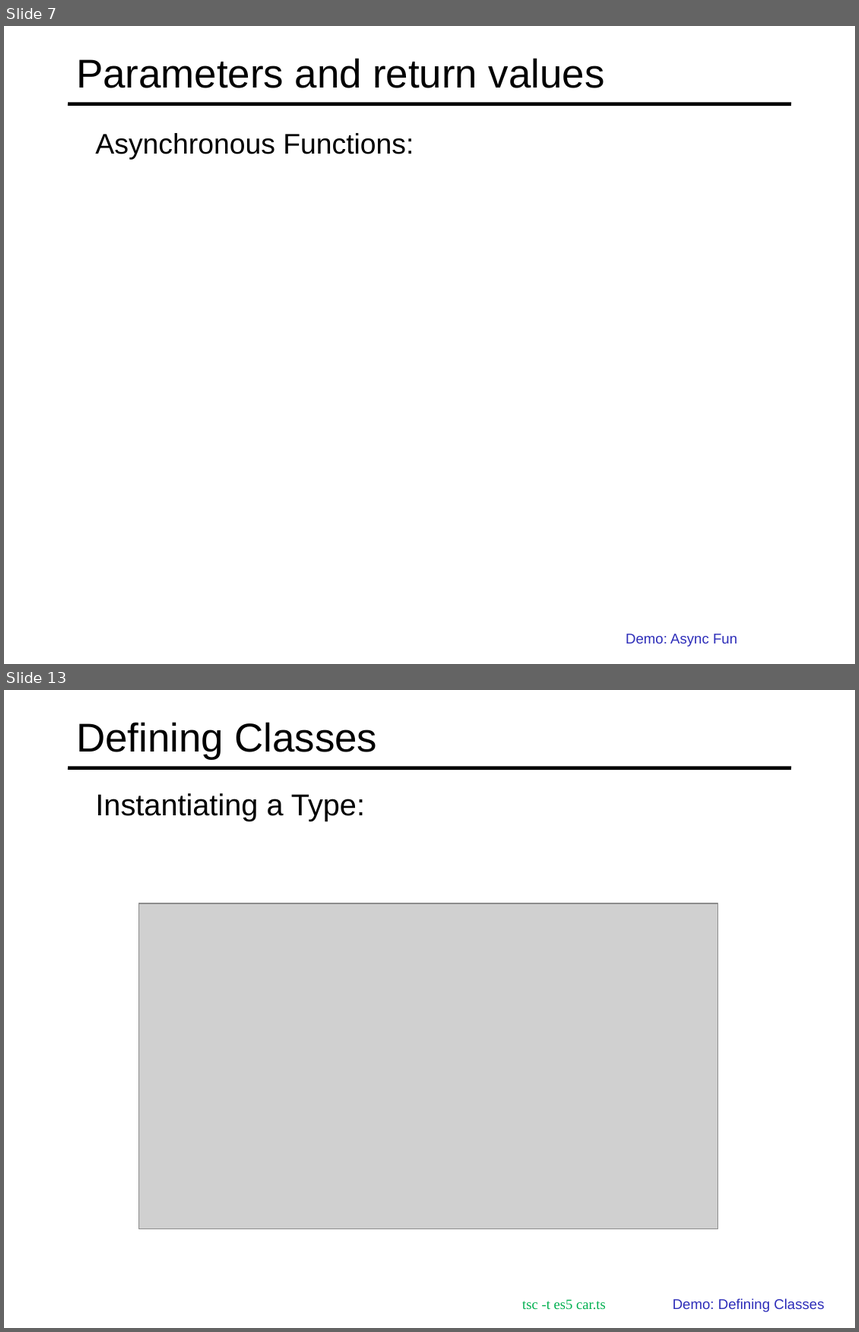
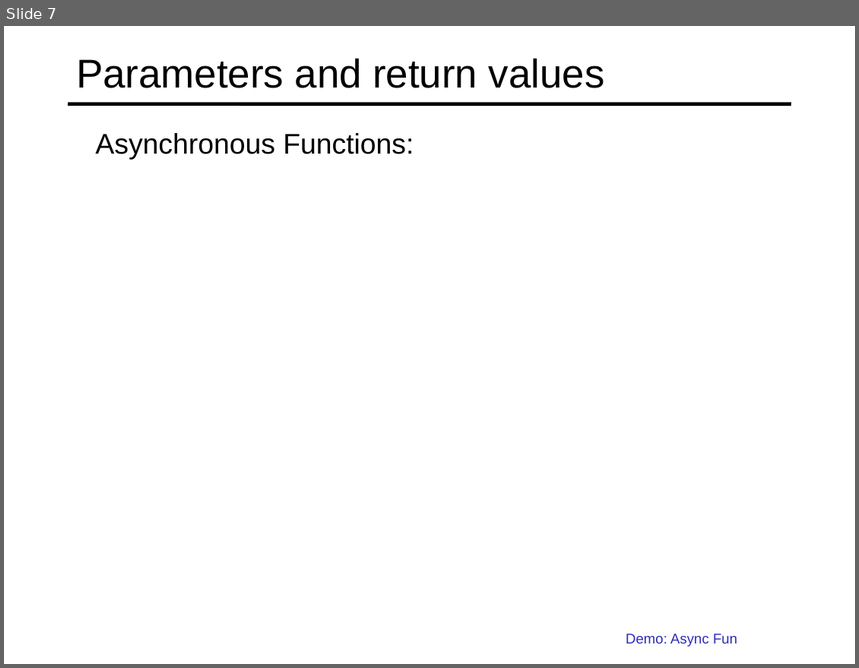
Before and after one commit to specter01wj/Jago_Link_Training, a slide deck: Angular/Angular12/TypeScript Fundamentals/3-Creating-And-Using-Functions/L3_Classes and Interfaces.ppt. Shown one above the other, each under a label of ours: slides 7 and 13 before the commit, slide 7 after it; the slides between them are not shown. The pictures are 859x1332 and 859x668 pixels, drawn with LibreOffice and Linux fonts; fonts in the diff are those of the drawing; grey boxes stand for pictures. Boxes give left, top, right and bottom in pixels: in the first picture for what was removed or moved away, otherwise in the second. Text is boxed around its words. In the diff, an @@ line names an element or a change of style, - is before the commit and + after.

Commit message:
11/22/2021 v1

```diff
--- a/Angular/Angular12/TypeScript Fundamentals/3-Creating-And-Using-Functions/L3_Classes and Interfaces.ppt
+++ b/Angular/Angular12/TypeScript Fundamentals/3-Creating-And-Using-Functions/L3_Classes and Interfaces.ppt
@@ slide 13 removed at (4,690,855,1328), background #FFFFFF; not listed: 1 template element that a slide beside it also shows @@
@@ title removed at (76,722,378,760) @@
-Defining Classes
@@ text removed at (95,793,365,821) @@
-  Instantiating a Type:
@@ picture removed at (139,904,718,1230) @@
@@ text removed at (522,1300,606,1310) @@
-  tsc -t es5 car.ts
@@ text removed at (673,1299,824,1312) @@
-  Demo: Defining Classes
```
Also in this commit, not shown: 1 slide changed, 5 slides added, 18 other slides removed.
